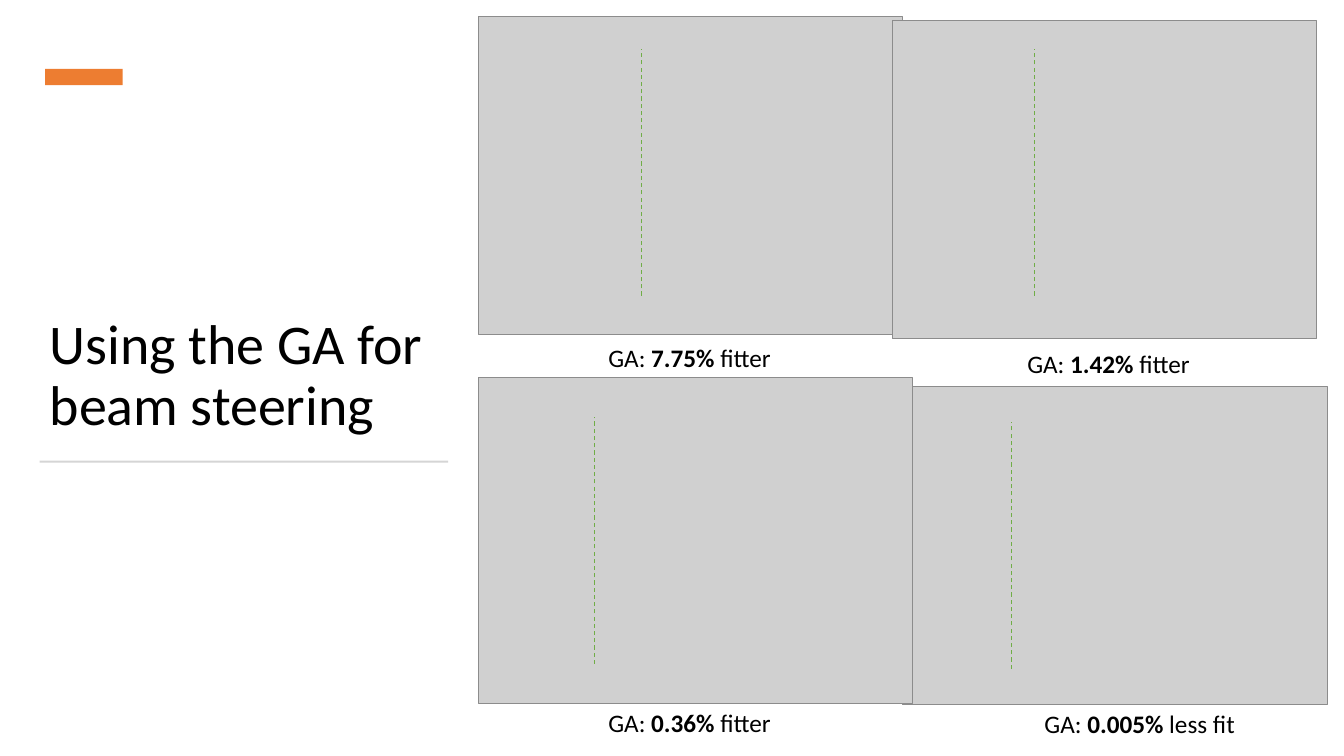
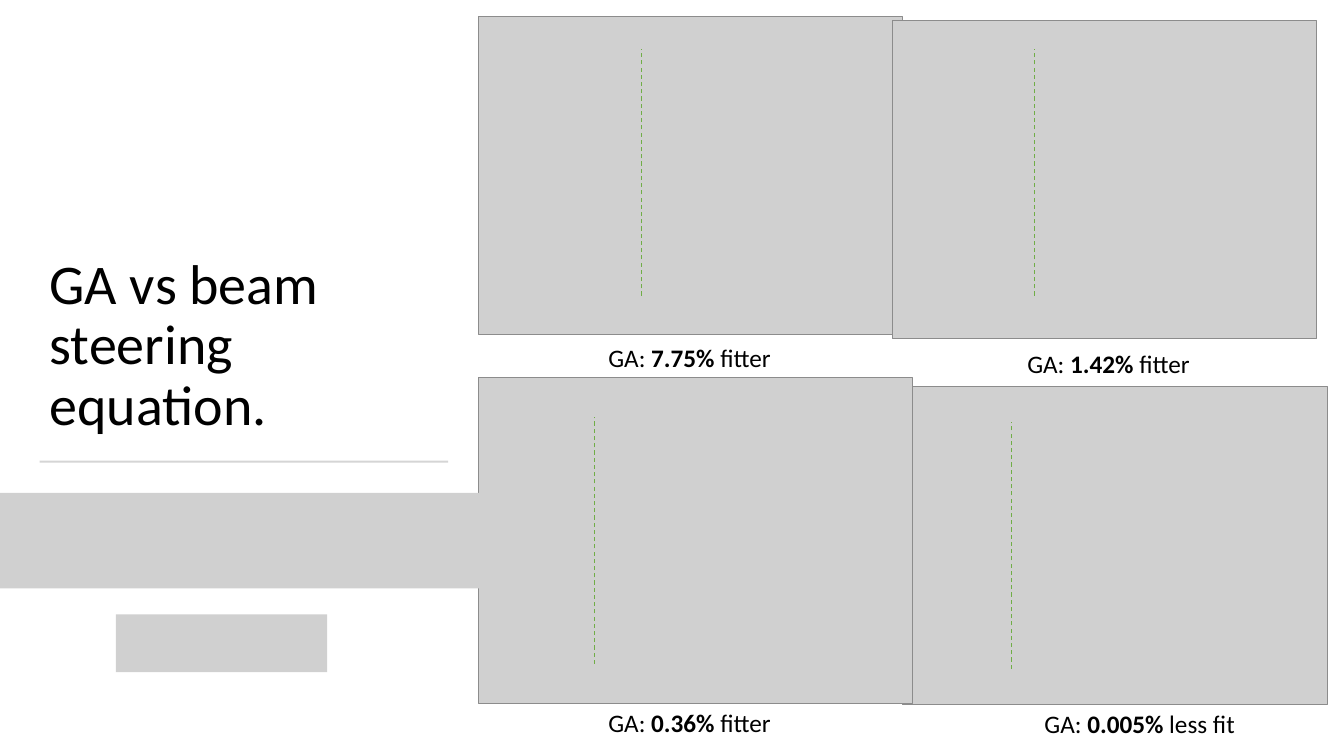
Before and after one commit to WaltDeyzel/thesis-2021, a slide deck: slide 17 of Oral presentation/Grating Lobes.pptx. Drawn at 1344x756 pixels with LibreOffice and Linux fonts; fonts in the diff are those of the drawing; grey boxes stand for pictures. Boxes give left, top, right and bottom in pixels: in the first picture for what was removed or moved away, otherwise in the second. Text is boxed around its words. In the diff, an @@ line names an element or a change of style, - is before the commit and + after.

```diff
--- a/Oral presentation/Grating Lobes.pptx
+++ b/Oral presentation/Grating Lobes.pptx
@@ rectangle at (27, 49, 158, 127): fill #ED7D31 to #FFFFFF; outline none to #FFFFFF 1 pt; rotation 90 to 0 degrees @@
@@ title at (50, 265, 319, 434): text changed @@
-Using the GA for beam steering
+GA vs beam steering equation.
@@ picture added at (0, 493, 589, 589) @@
@@ picture added at (116, 615, 328, 673) @@
```
Also in this commit, not shown: 11 other slides changed, 5 other files.
